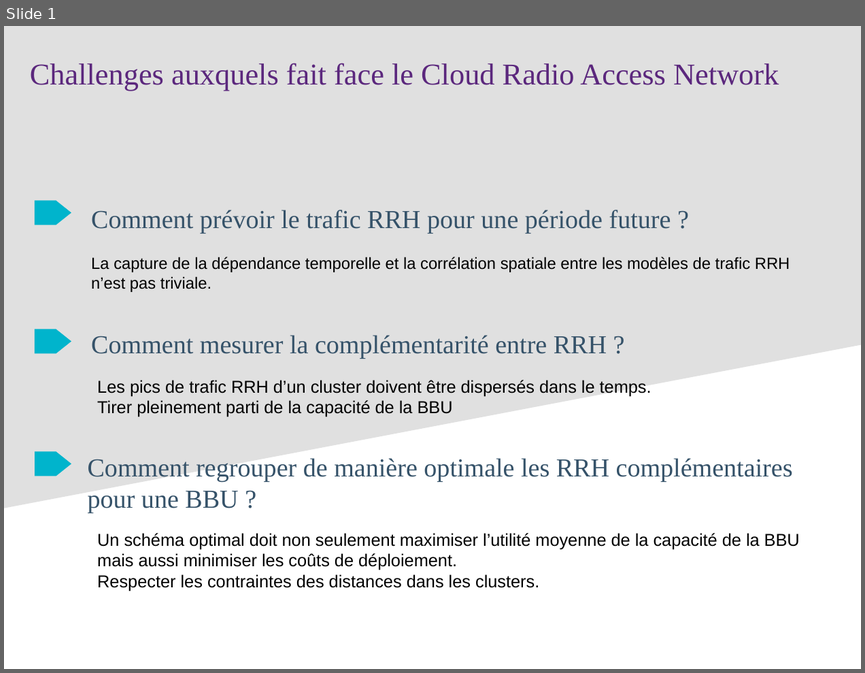
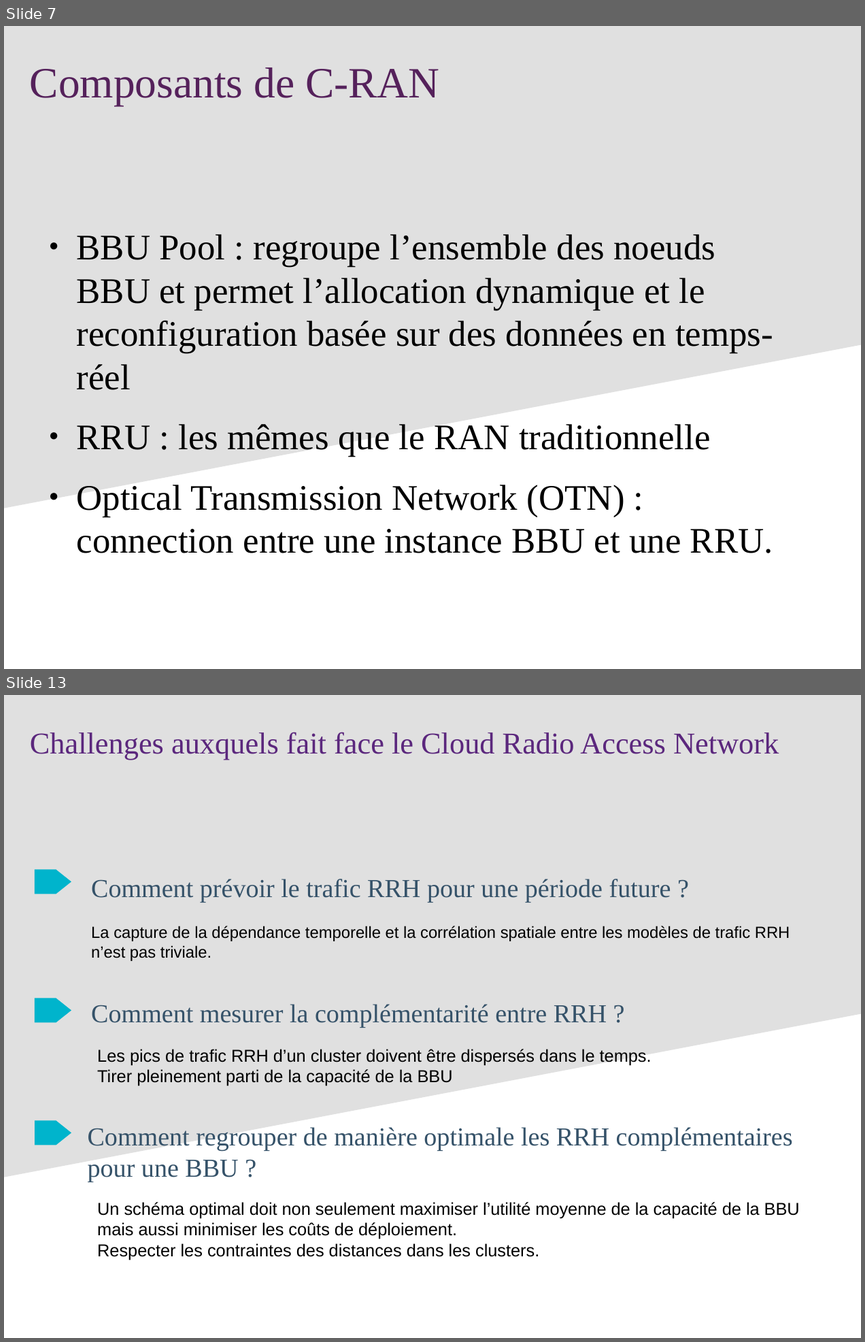
Before and after one commit to hanane-djeddal/PLDAC, a slide deck: reunions/Presentations/Presentation 1.odp. Shown one above the other, each under a label of ours: slide 1 before the commit, slides 7 and 13 after it; the slides between them are not shown. The pictures are 865x673 and 865x1342 pixels, drawn with LibreOffice and Linux fonts; fonts in the diff are those of the drawing. Boxes give left, top, right and bottom in pixels: in the first picture for what was removed or moved away, otherwise in the second. Text is boxed around its words. In the diff, an @@ line names an element or a change of style, - is before the commit and + after.

```diff
--- a/reunions/Presentations/Presentation 1.odp
+++ b/reunions/Presentations/Presentation 1.odp
@@ slide 7 added at bbox=[4, 26, 861, 669], background #FFFFFF; not listed: 1 template element that a slide beside it also shows @@
@@ text added at bbox=[30, 67, 439, 106], 40 pt, text #55215B @@
+Composants de C-RAN
@@ text added at bbox=[77, 234, 773, 553], 33.3 pt, text #000000 @@
+● BBU Pool : regroupe l’ensemble des noeuds BBU et permet l’allocation dynamique et le reconfiguration basée sur des données en temps-réel
+● RRU : les mêmes que le RAN traditionnelle
+● Optical Transmission Network (OTN) : connection entre une instance BBU et une RRU.
@@ what was slide 1 is now slide 13 @@
```
Also in this commit, not shown: 12 other slides added, 18 other files.
